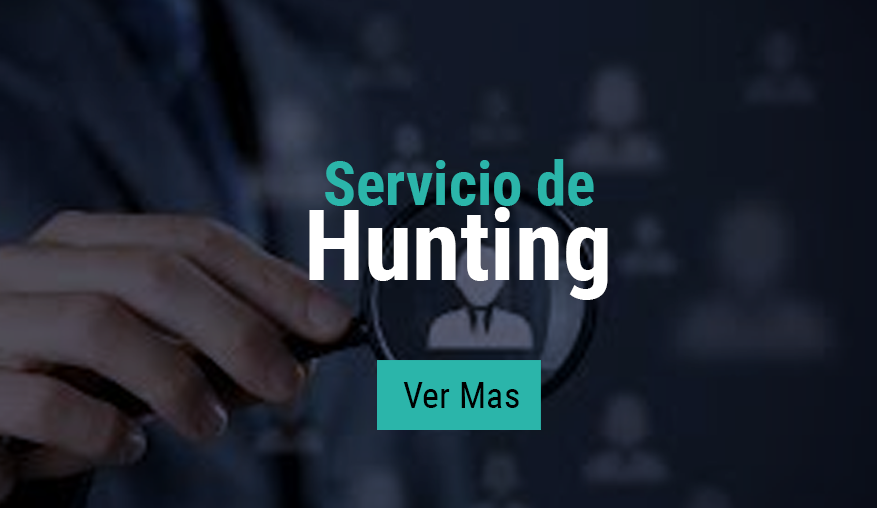
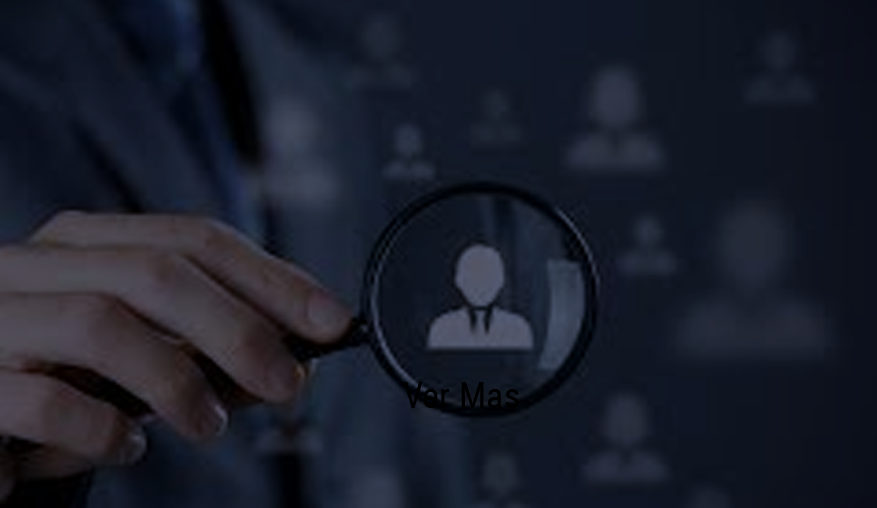
Layer changes from the first w=877, h=508 image to the second:
hid "Capa 4" over [377, 360, 541, 430]
hid "Servicio de" over [325, 159, 594, 206]
hid "Hunting" over [309, 207, 608, 300]
